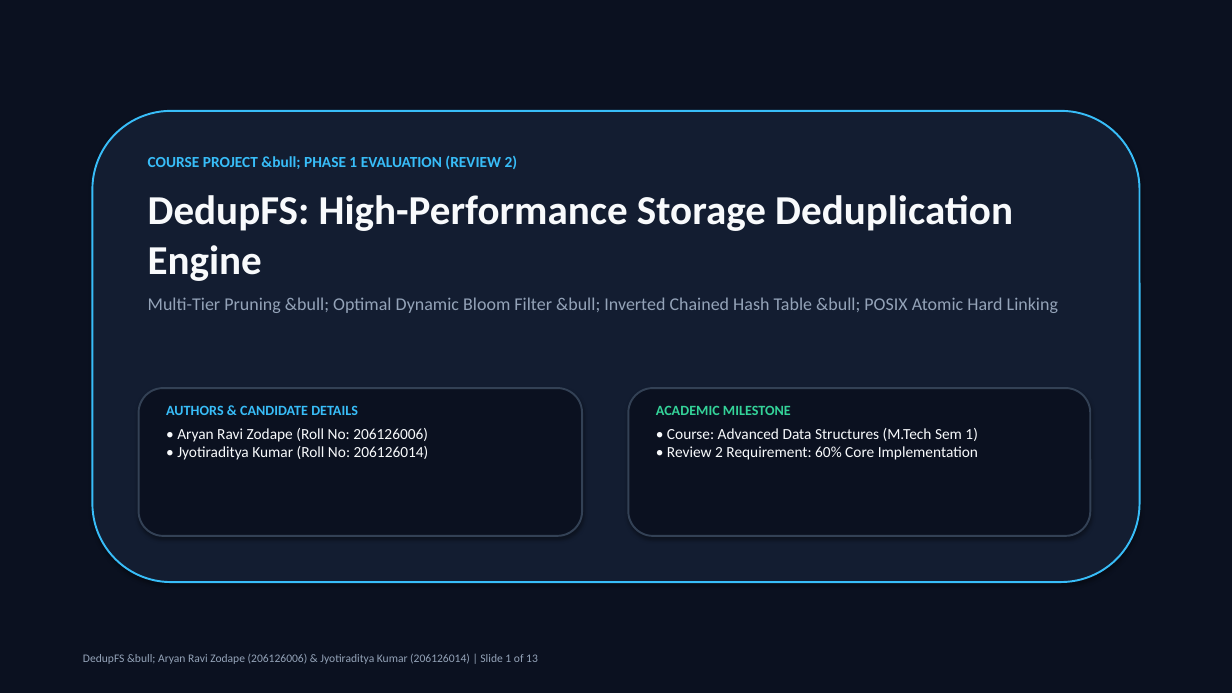
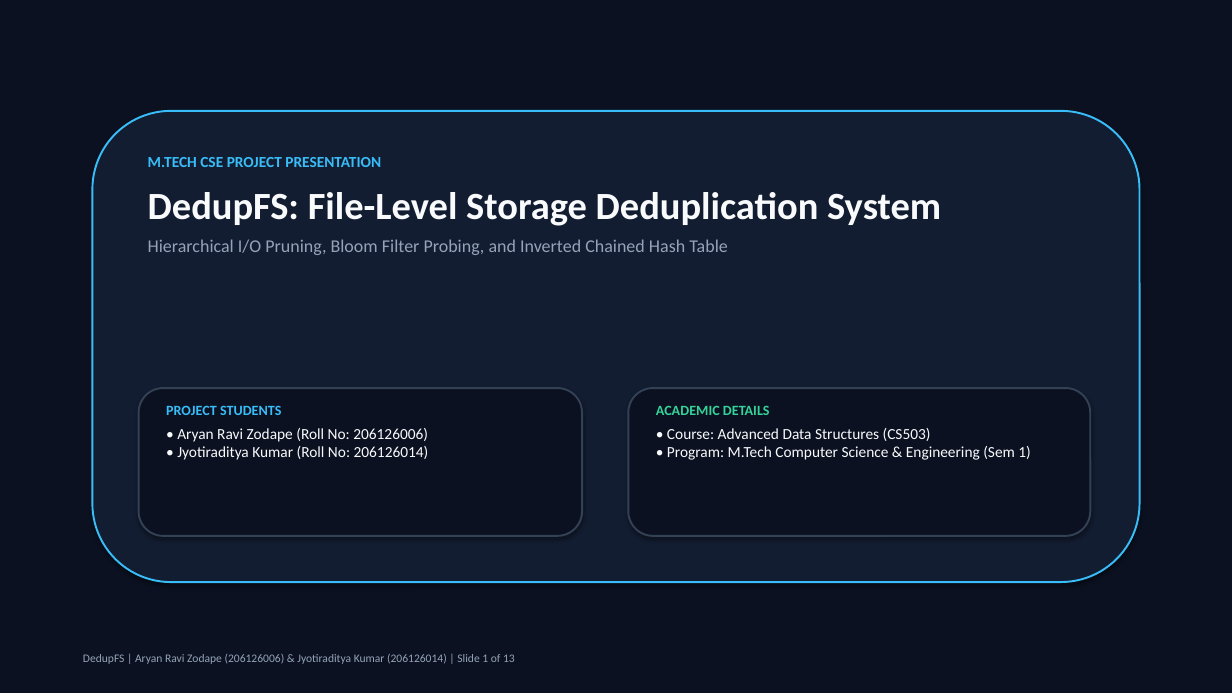
Before and after one commit to Jyotiraditya-kumar/DedupeFS, a slide deck: slide 1 of presentation/DedupFS_MTech_Presentation.pptx. Drawn at 1232x693 pixels with LibreOffice and Linux fonts; fonts in the diff are those of the drawing. Boxes give left, top, right and bottom in pixels: in the first picture for what was removed or moved away, otherwise in the second. Text is boxed around its words. In the diff, an @@ line names an element or a change of style, - is before the commit and + after.

```diff
--- a/presentation/DedupFS_MTech_Presentation.pptx
+++ b/presentation/DedupFS_MTech_Presentation.pptx
@@ text at [148,157,941,255]: text changed; bold on @@
-COURSE PROJECT &bull; PHASE 1 EVALUATION (REVIEW 2)
-DedupFS: High-Performance Storage Deduplication Engine
-Multi-Tier Pruning &bull; Optimal Dynamic Bloom Filter &bull; Inverted Chained Hash Table &bull; POSIX Atomic Hard Linking
+M.TECH CSE PROJECT PRESENTATION
+DedupFS: File-Level Storage Deduplication System
+Hierarchical I/O Pruning, Bloom Filter Probing, and Inverted Chained Hash Table
@@ text at [166,405,282,415]: text changed @@
-AUTHORS & CANDIDATE DETAILS
+PROJECT STUDENTS
@@ text at [656,405,1030,460]: text changed @@
-ACADEMIC MILESTONE
-• Course: Advanced Data Structures (M.Tech Sem 1)
-• Review 2 Requirement: 60% Core Implementation
+ACADEMIC DETAILS
+• Course: Advanced Data Structures (CS503)
+• Program: M.Tech Computer Science & Engineering (Sem 1)
@@ text at [83,654,515,664]: text changed @@
-DedupFS &bull; Aryan Ravi Zodape (206126006) & Jyotiraditya Kumar (206126014) | Slide 1 of 13
+DedupFS | Aryan Ravi Zodape (206126006) & Jyotiraditya Kumar (206126014) | Slide 1 of 13
```
Also in this commit, not shown: 10 other slides changed, 2 slides added, 2 slides removed, 9 other files.
